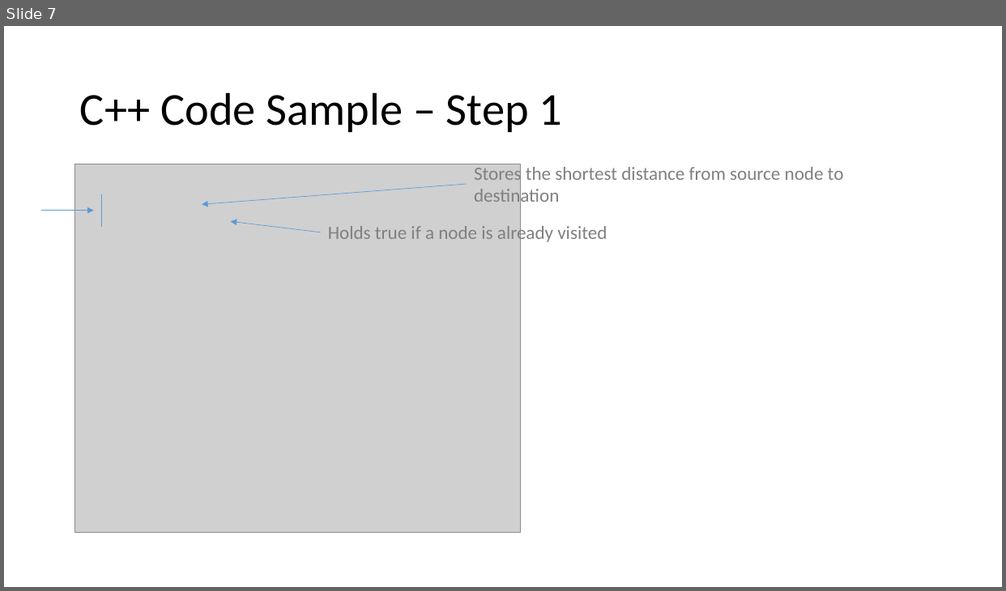
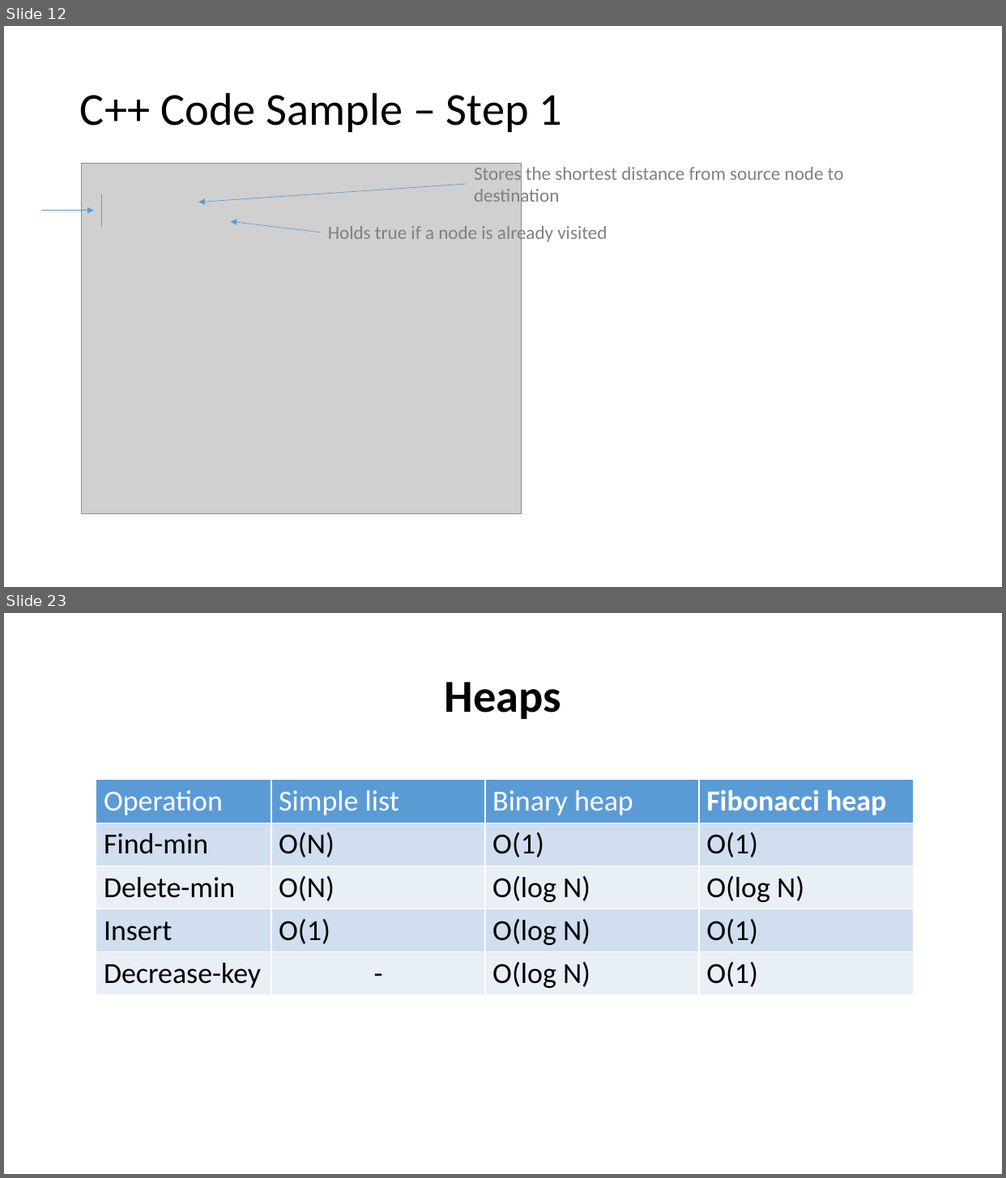
Before and after one commit to belavina/Assignment3_DSA, a slide deck: Assignment3_DSA.pptx. Shown one above the other, each under a label of ours: slide 7 before the commit, slides 12 and 23 after it; the slides between them are not shown. The pictures are 1006x591 and 1006x1178 pixels, drawn with LibreOffice and Linux fonts; fonts in the diff are those of the drawing; grey boxes stand for pictures. Boxes give left, top, right and bottom in pixels: in the first picture for what was removed or moved away, otherwise in the second. Text is boxed around its words. In the diff, an @@ line names an element or a change of style, - is before the commit and + after.

```diff
--- a/Assignment3_DSA.pptx
+++ b/Assignment3_DSA.pptx
@@ slide 23 added at box(4, 613, 1002, 1174), background #FFFFFF @@
@@ title added at box(445, 682, 561, 719), 44 pt, text #000000, bold @@
+Heaps
@@ table added at box(96, 780, 914, 992), 5 rows, 4 columns @@
+Operation | Simple list | Binary heap | Fibonacci heap
+Find-min | O(N) | O(1) | O(1)
+Delete-min | O(N) | O(log N) | O(log N)
+Insert | O(1) | O(log N) | O(1)
+Decrease-key | - | O(log N) | O(1)
@@ what was slide 7 is now slide 12 @@
@@ slide 12 changed as well @@
@@ picture: place and size @@
-picture at box(74, 165, 520, 533)
+picture at box(81, 164, 522, 514)
@@ arrow moved from (467, 184) - (202, 204) to (467, 184) - (198, 202) @@
```
Also in this commit, not shown: 8 other slides changed, 11 other slides added.
